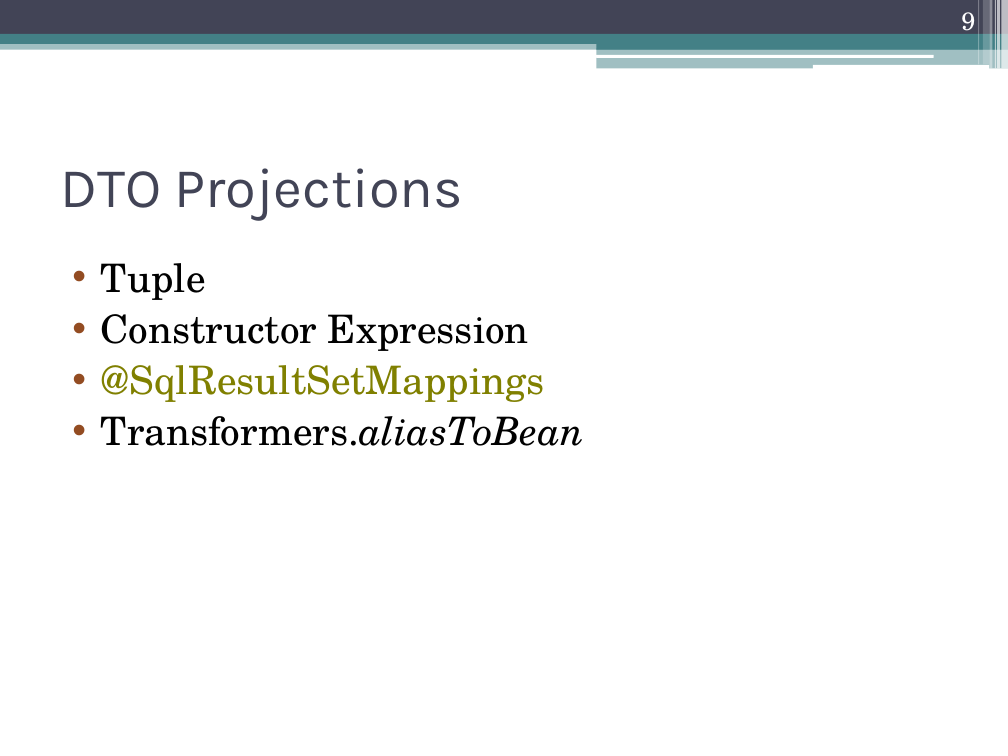
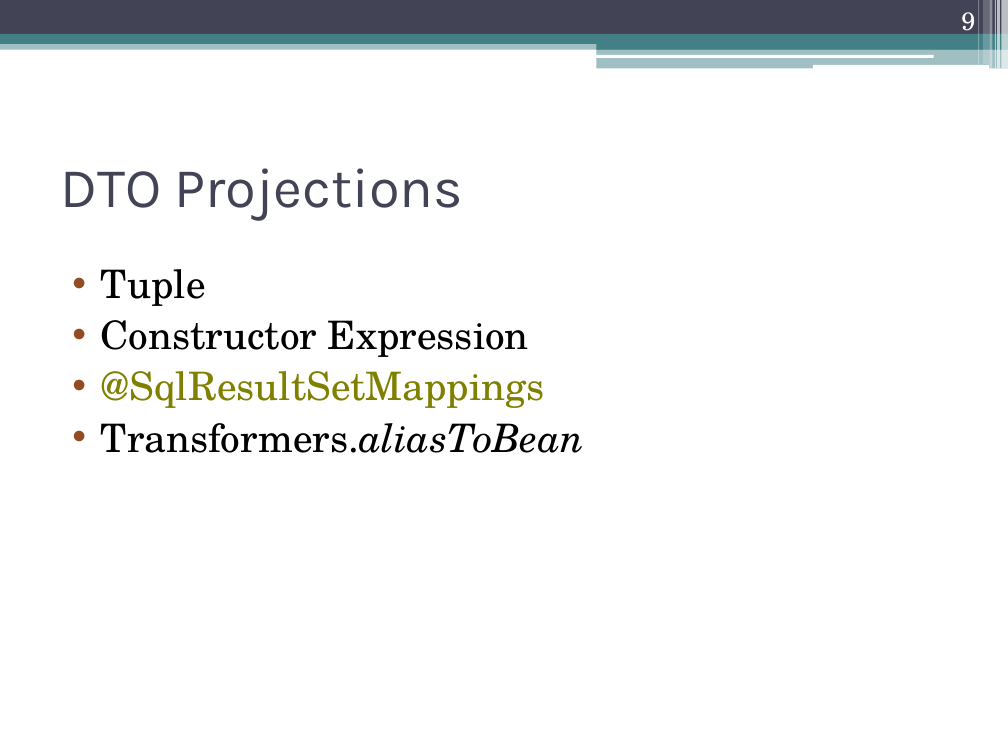
Before and after one commit to artem-emelin/hibernate-demo, a slide deck: slide 9 of stuff/Hibernate.pptx. Drawn at 1008x756 pixels with LibreOffice and Linux fonts; fonts in the diff are those of the drawing. Boxes give left, top, right and bottom in pixels: in the first picture for what was removed or moved away, otherwise in the second. Text is boxed around its words. In the diff, an @@ line names an element or a change of style, - is before the commit and + after.

```diff
--- a/stuff/Hibernate.pptx
+++ b/stuff/Hibernate.pptx
@@ text "Tuple": place and size @@
-text "Tuple" at [101,263,585,446]
+text "Tuple" at [101,269,585,453]
```
Also in this commit, not shown: 1 slide added, 8 other files.
